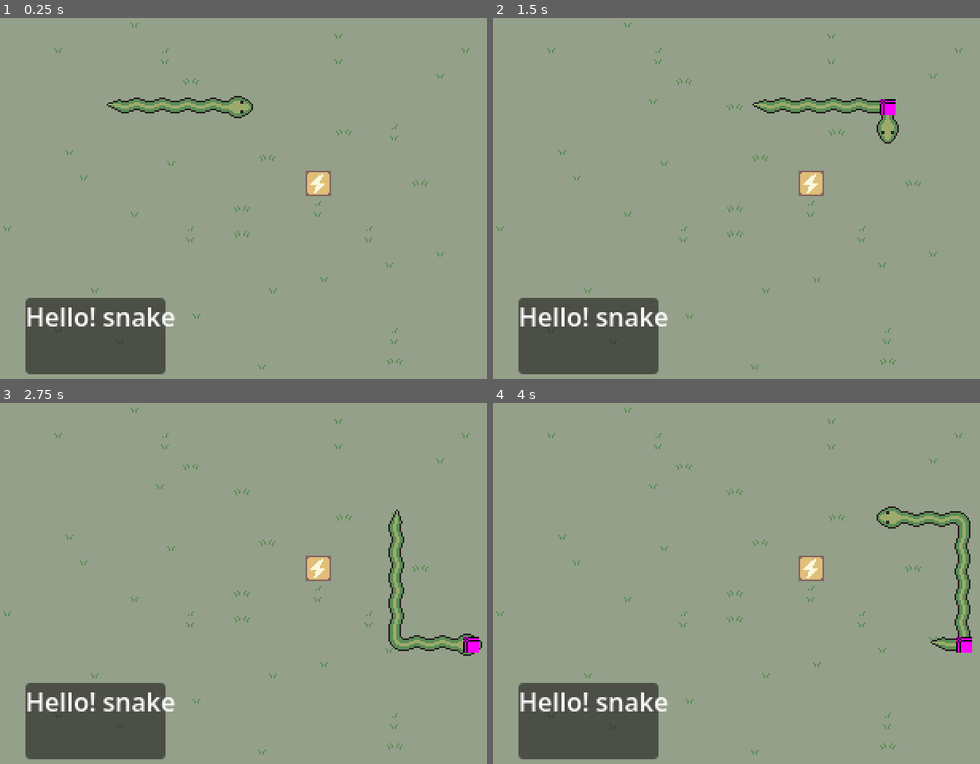
Above: before the commit, frames 1-4 (two rows, left to right).
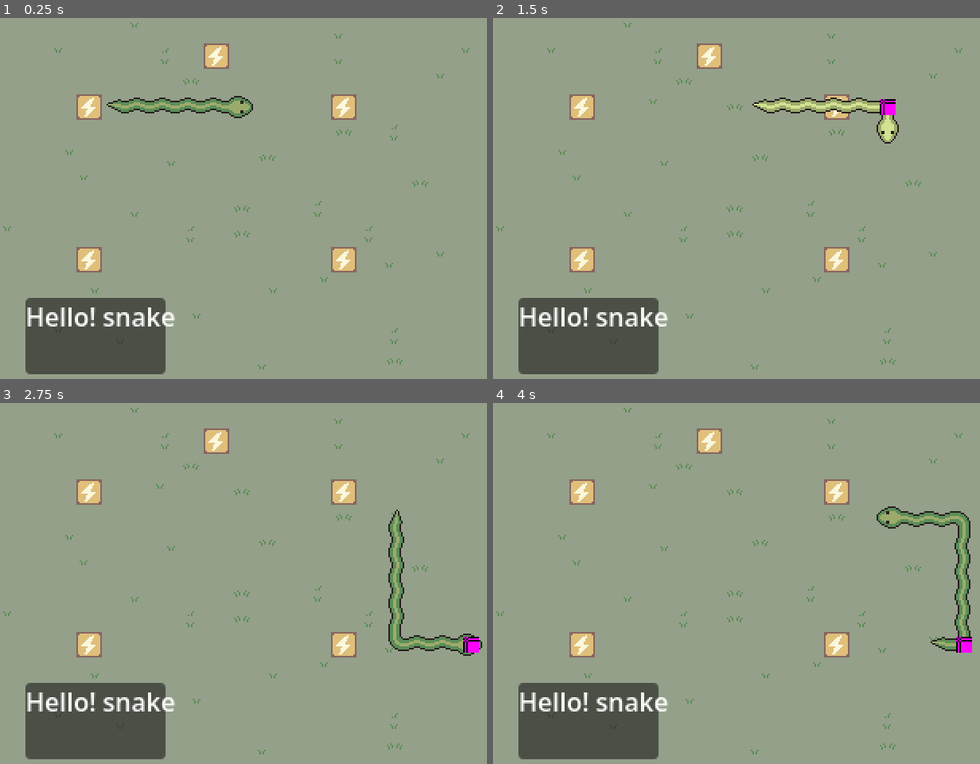
Above: after the commit, the same moments.

Repository: kalgynirae/ld59
Game: Godot game, scene res://scenes/game.tscn
Two runs of this game, one before a commit and one after it. Both use one fixed random seed, a clock stepped at 60 frames per second and the inputs below.
Inputs:
- Up to frame 1 (0.25 s): no input
- Up to frame 2 (1.5 s): hold L (move_right) 0.53-1.28 s; tap E (extend) at 0.6 s; hold J (move_down) from 1.28 s (still down); tap D (die) at 1.35 s
- Up to frame 3 (2.75 s): tap E (extend) at 1.55, 2.1 s; release J (move_down) at 2.03 s; hold L (move_right) from 2.03 s (still down)
- Up to frame 4 (4 s): release L (move_right) at 2.78 s; hold K (move_up) 2.78-3.53 s; tap R (retract) at 2.85 s; tap E (extend) at 3.05, 3.6 s; hold H (move_left) from 3.53 s (still down)

The runs differ from the first frame. In frame 1, 2.2% of the frame differs, in the area x 15-74%, y 7-71%; in frame 2, 2.9%, in the area x 15-84%, y 7-71%; in frame 3, 2.2%; in frame 4, 2.2%.

Commit message:
feat: Added boxes and start of some mechanics

Diff:
--- /dev/null
+++ b/scenes/box.gd
@@ -0,0 +1,7 @@
+extends Node2D
+
+@export var active: bool = true
+
+func breaks():
+	active = false
+	$Sprite.visible = false
--- /dev/null
+++ b/scenes/box.tscn
@@ -0,0 +1,12 @@
+[gd_scene format=3 uid="uid://bohr8wq4hdmoo"]
+
+[ext_resource type="Texture2D" uid="uid://cht3ukdk58jjt" path="res://images/box.png" id="1_3inec"]
+[ext_resource type="Script" uid="uid://mr6ohr42xlfi" path="res://scenes/box.gd" id="1_ks2v0"]
+
+[node name="Box" type="Node2D" unique_id=470225223]
+script = ExtResource("1_ks2v0")
+
+[node name="Sprite" type="Sprite2D" parent="." unique_id=1233165570]
+texture_filter = 1
+texture = ExtResource("1_3inec")
+centered = false
--- /dev/null
+++ b/scenes/desert_boxes.gd
@@ -0,0 +1,5 @@
+extends Node
+
+func break_all():
+	for child in get_children():
+		child.breaks()
--- a/scenes/map.gd
+++ b/scenes/map.gd
@@ -1,18 +1,40 @@
 extends Node2D
 
+# These values are defined as a custom data layer on the individual tiles of the tilemap
+#
+# e.g. The sprite for the power source has a manually set value of "2"
 enum Objects {
-	PLANT = 1
+	PLANT = 1,
+	POWER_SOURCE = 2
 }
+
+func get_decoration_from_tilemap(pos: Vector2i):
+	var data = $Ground/Decorations.get_cell_tile_data(pos)
+
+	if data == null:
+		return null
+
+	return data.get_custom_data("interact")
 
 func is_touching(obj: Objects) -> bool:
 	var head_pos = $Snake.gridlocs[0]
 
-	var data = $Ground/Decorations.get_cell_tile_data(head_pos)
+	var data = get_decoration_from_tilemap(head_pos)
 
 	if data != null:
-		return data.get_custom_data("interact") == obj
+		return data == obj
 
 	return false
+
+func num_touching(obj: Objects) -> int:
+	var count: int = 0
+
+	for pos in $Snake.gridlocs:
+		var data = get_decoration_from_tilemap(pos)
+		if data != null && data == obj:
+			count += 1
+
+	return count
 
 func move_snake(direction: String) -> void:
 	$Snake.move(direction)
@@ -21,6 +43,11 @@
 		match $Snake.active_shape:
 			Snake.Shape.Wave:
 				flip_switches()
+			Snake.Shape.Square:
+				$desert_boxes.break_all()
+
+	var touching_sources = num_touching(Objects.POWER_SOURCE)
+	$Snake.set_power_level(touching_sources)
 
 func flip_switches():
 	for switch in find_children("switch*"):
--- a/scenes/map.tscn
+++ b/scenes/map.tscn
@@ -1,6 +1,5 @@
 [gd_scene format=4 uid="uid://duxa8pgyfq7m"]
 
-[ext_resource type="PackedScene" uid="uid://dxqrv0x4vgi4" path="res://scenes/power_source.tscn" id="1_4xfga"]
 [ext_resource type="Script" uid="uid://dfhyn057pafew" path="res://scenes/map.gd" id="1_gldc4"]
 [ext_resource type="PackedScene" uid="uid://b5wxtotml1f30" path="res://scenes/snake.tscn" id="2_paxxb"]
 [ext_resource type="Texture2D" uid="uid://boki0q8ya5ovi" path="res://images/switch.png" id="3_2lpho"]
@@ -12,7 +11,10 @@
 [ext_resource type="Texture2D" uid="uid://cht3ukdk58jjt" path="res://images/box.png" id="6_be0no"]
 [ext_resource type="Texture2D" uid="uid://dwxy00xgbwsr" path="res://images/box_flower_patch.png" id="6_mlgqr"]
 [ext_resource type="Texture2D" uid="uid://biivv32u0fc2l" path="res://images/desert_border.png" id="7_wslke"]
+[ext_resource type="Texture2D" uid="uid://k57wa603v43" path="res://images/power.png" id="10_gw3fx"]
+[ext_resource type="Script" uid="uid://n5w2hjh7hl24" path="res://scenes/desert_boxes.gd" id="12_c00ee"]
 [ext_resource type="PackedScene" uid="uid://c4dmib44m0oh2" path="res://scenes/plant.tscn" id="13_gw3fx"]
+[ext_resource type="PackedScene" uid="uid://bohr8wq4hdmoo" path="res://scenes/box.tscn" id="13_p7tei"]
 
 [sub_resource type="TileSetAtlasSource" id="TileSetAtlasSource_be0no"]
 texture = ExtResource("3_nakos")
@@ -287,6 +289,14 @@
 3:10/0 = 0
 4:10/0 = 0
 
+[sub_resource type="TileSetAtlasSource" id="TileSetAtlasSource_mo32q"]
+texture = ExtResource("10_gw3fx")
+0:0/0 = 0
+1:0/0 = 0
+1:0/0/custom_data_0 = 2
+0:1/0 = 0
+1:1/0 = 0
+
 [sub_resource type="TileSet" id="TileSet_jh32y"]
 custom_data_layer_0/name = "interact"
 custom_data_layer_0/type = 2
@@ -294,6 +304,7 @@
 sources/2 = SubResource("TileSetAtlasSource_mlgqr")
 sources/3 = SubResource("TileSetAtlasSource_wslke")
 sources/4 = SubResource("TileSetAtlasSource_c00ee")
+sources/5 = SubResource("TileSetAtlasSource_mo32q")
 
 [node name="map" type="Node2D" unique_id=1460035702]
 script = ExtResource("1_gldc4")
@@ -303,12 +314,8 @@
 tile_set = SubResource("TileSet_2lpho")
 
 [node name="Decorations" type="TileMapLayer" parent="Ground" unique_id=347407571]
-tile_map_data = PackedByteArray("AADv/wAAAwADAAAAAADv/wEAAwA …(1504 unchanged characters)… DAAAAACAhAAoABAACAAAAACAjAAoABAAEAAAAACA=")
+tile_map_data = PackedByteArray("AADv/wAAAwADAAAAAADv/wEAAwA …(1504 unchanged characters)… DAAAAACAhAAoABAACAAAAACAjAAoABAAEAAAAACADAAQABQABAAAAAAAIAAIABQABAAAAAAANAAQABQABAAAAAAANAAoABQABAAAAAAADAAoABQABAAAAAAA=")
 tile_set = SubResource("TileSet_jh32y")
-
-[node name="power_source" parent="." unique_id=1100650769 instance=ExtResource("1_4xfga")]
-position = Vector2(192, 112)
-powered = true
 
 [node name="river_plants" type="Node" parent="." unique_id=475039774]
 
@@ -690,6 +697,36 @@
 position = Vector2(480, 176)
 growth_stage = 0
 
+[node name="desert_boxes" type="Node" parent="." unique_id=397512299]
+script = ExtResource("12_c00ee")
+
+[node name="Box" parent="desert_boxes" unique_id=470225223 instance=ExtResource("13_p7tei")]
+position = Vector2(-208, 16)
+
+[node name="Box2" parent="desert_boxes" unique_id=1310750831 instance=ExtResource("13_p7tei")]
+position = Vector2(-192, 16)
+
+[node name="Box3" parent="desert_boxes" unique_id=1610262772 instance=ExtResource("13_p7tei")]
+position = Vector2(-208, 32)
+
+[node name="Box4" parent="desert_boxes" unique_id=1020363108 instance=ExtResource("13_p7tei")]
+position = Vector2(-192, 32)
+
+[node name="Box5" parent="desert_boxes" unique_id=1753544412 instance=ExtResource("13_p7tei")]
+position = Vector2(-272, 208)
+
+[node name="Box6" parent="desert_boxes" unique_id=202926449 instance=ExtResource("13_p7tei")]
+position = Vector2(-256, 208)
+
+[node name="Box7" parent="desert_boxes" unique_id=763342871 instance=ExtResource("13_p7tei")]
+position = Vector2(-272, 224)
+
+[node name="Box8" parent="desert_boxes" unique_id=517818503 instance=ExtResource("13_p7tei")]
+position = Vector2(-256, 224)
+
+[node name="Box9" parent="desert_boxes" unique_id=1202951632 instance=ExtResource("13_p7tei")]
+position = Vector2(-256, 224)
+
 [node name="Snake" parent="." unique_id=272715040 instance=ExtResource("2_paxxb")]
 z_index = 1
 
--- a/scenes/snake.gd
+++ b/scenes/snake.gd
@@ -109,6 +109,10 @@
 			elif loc.x > after.x:
 				part.set_part(Part.CORNER, false)
 	update_tail()
+
+func set_power_level(level: SnakePart.PowerLevel):
+	for part in parts:
+		part.set_power_level(level)
 
 func update_tail() -> void:
 	if parts.size() > 1:
--- a/scenes/snake_part.gd
+++ b/scenes/snake_part.gd
@@ -21,8 +21,15 @@
 var power_level: PowerLevel = PowerLevel.NORMAL
 var direction: String = "up"
 
+# Helper method to separate out the logic that chooses what sprite to show
+func set_current_sprite(part: Part, level: PowerLevel):
+	$Sprite.region_rect = Rect2(level * 16, part * 16, 16, 16)
+
+func set_power_level(level: PowerLevel):
+	set_current_sprite(current_part, level)
+
 func set_part(part: Part, flip: bool = false) -> void:
-	$Sprite.region_rect = Rect2(power_level * 16, part * 16, 16, 16)
+	set_current_sprite(part, power_level)
 	if part == Part.CORNER or current_part == Part.CORNER:
 		# Fix rotation
 		set_direction(direction, part == Part.CORNER, flip)
Not shown, added: scenes/box.gd.uid
Not shown, added: scenes/desert_boxes.gd.uid
